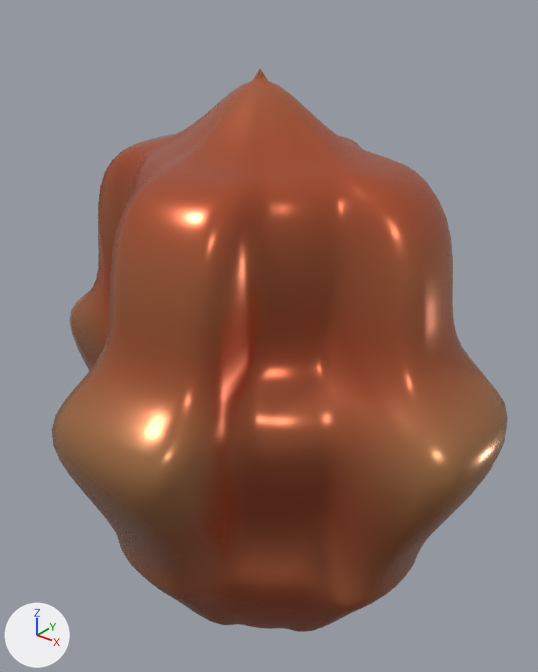
What one commit did to the glTF model Assets/Resources/Models3D/cf_08_phoenix_guardian.glb.
Camera for both pictures: a 50 mm camera at (1.41, -1.73, 1.25) aimed at (-0.02, 0.07, 0.14). Arrows for +X, +Y and +Z are at lower left; the lights stay in place. The older version comes first.

Names of what the first picture shows: 'Hi3D_cf_08_phoenix_guardian_WatertightNode'.
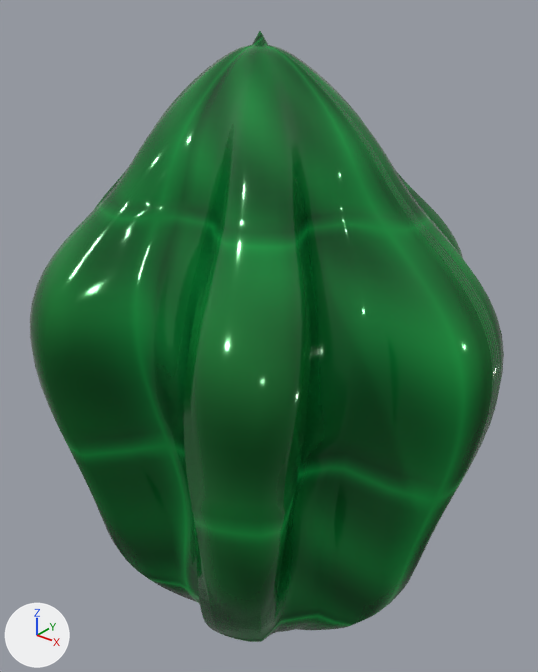
What differs and where, as boxes [x1, y1, x2, y2] in the pictures (538 x 672 px; the box of a moved part takes in the faces that stretch with it):
'Hi3D_cf_08_phoenix_guardian_WatertightNode', recoloured, reshaped (9% taller): before [52, 69, 508, 632]; after [30, 31, 504, 642]
part 1 of me_hi3d_cf_08_phoenix_guardian_manifoldmesh, moved or reshaped: before [52, 69, 508, 632]; after [30, 31, 504, 642]
part 2 of me_hi3d_cf_08_phoenix_guardian_manifoldmesh, recoloured: before [105, 130, 439, 624]; after [30, 90, 463, 642]
part 3 of me_hi3d_cf_08_phoenix_guardian_manifoldmesh, recoloured: before [92, 114, 445, 630]; after [30, 69, 449, 640]
part 4 of me_hi3d_cf_08_phoenix_guardian_manifoldmesh, recoloured: before [52, 191, 508, 631]; after [40, 179, 504, 630]
part 5 of me_hi3d_cf_08_phoenix_guardian_manifoldmesh, recoloured: before [81, 69, 464, 632]; after [35, 31, 498, 637]

The change, as a list of edits to the scene's bpy script:
```text
Add img_cf_08_phoenix_guardian_metallicroughness:
    img_cf_08_phoenix_guardian_metallicroughness = load_image('cf_08_phoenix_guardian_MetallicRoughness', '_unpacked/cf_08_phoenix_guardian_MetallicRoughness', 64, 64, 'Non-Color')
Add img_cf_08_phoenix_guardian_basecolor:
    img_cf_08_phoenix_guardian_basecolor = load_image('cf_08_phoenix_guardian_BaseColor', '_unpacked/cf_08_phoenix_guardian_BaseColor', 64, 64, 'sRGB')
Add img_cf_08_phoenix_guardian_normal:
    img_cf_08_phoenix_guardian_normal = load_image('cf_08_phoenix_guardian_Normal', '_unpacked/cf_08_phoenix_guardian_Normal', 64, 64, 'Non-Color')
Add img_cf_08_phoenix_guardian_emissive:
    img_cf_08_phoenix_guardian_emissive = load_image('cf_08_phoenix_guardian_Emissive', '_unpacked/cf_08_phoenix_guardian_Emissive', 64, 64, 'sRGB')
Add mat_cardcraft_cf_08_phoenix_guardian_pbrdelighted:
    mat_cardcraft_cf_08_phoenix_guardian_pbrdelighted = bpy.data.materials.new('CardCraft_cf_08_phoenix_guardian_PBRDelighted')
    # colours: green #5db28a, green #86e1b6, mixed with the vertex colours
    # uses the picture img_cf_08_phoenix_guardian_basecolor
    # uses the picture img_cf_08_phoenix_guardian_emissive
    # uses the picture img_cf_08_phoenix_guardian_metallicroughness
    # uses the picture img_cf_08_phoenix_guardian_normal
Change me_hi3d_cf_08_phoenix_guardian_manifoldmesh:
    used by ob_hi3d_cf_08_phoenix_guardian_watertightnode; location = (0.0, 0.0, 0.0)
    remove me_hi3d_cf_08_phoenix_guardian_manifoldmesh.from_pydata(...)  # 4034 vertices, 8064 faces; spans x -0.82..0.82, y -0.73..0.73, z -0.93..1.01
    remove me_hi3d_cf_08_phoenix_guardian_manifoldmesh.materials.append(mat_hi3d_cf_08_phoenix_guardian_pbrdelighted)
    add me_hi3d_cf_08_phoenix_guardian_manifoldmesh.from_pydata(...)  # 4034 vertices, 8064 faces; spans x -0.8..0.8, y -0.65..0.65, z -1.11..1.11
    me_hi3d_cf_08_phoenix_guardian_manifoldmesh part 1: 4034 of 4034 vertices moved; they spanned x -0.82..0.82, y -0.73..0.73, z -0.93..1.01 and now span x -0.8..0.8, y -0.65..0.65, z -1.11..1.11; mean shift (0.0, 0.0, 0.0)
    me_hi3d_cf_08_phoenix_guardian_manifoldmesh part 2: 1772 faces centred in x -0.53..0.53, y -0.47..0.47, z -0.7..0.82 are repainted in the vertex colours; the middle colour goes from pink #c2948c to light grey #accab8
    me_hi3d_cf_08_phoenix_guardian_manifoldmesh part 3: 1290 faces centred in x -0.59..0.59, y -0.52..0.52, z -0.8..0.87 are repainted in the vertex colours; the middle colour goes from pink #c39b94 to green #a8c9b7
    me_hi3d_cf_08_phoenix_guardian_manifoldmesh part 4: 3290 faces centred in x -0.82..0.82, y -0.73..0.73, z -0.93..0.61 are repainted in the vertex colours; the middle colour goes from light grey #c4aca8 to light grey #adcbb8
    me_hi3d_cf_08_phoenix_guardian_manifoldmesh part 5: 1712 faces centred in x -0.65..0.65, y -0.59..0.59, z -0.85..0.99 are repainted in the vertex colours; the middle colour goes from pink #c3a7a2 to greyish green #a7c8b7
    add me_hi3d_cf_08_phoenix_guardian_manifoldmesh.materials.append(mat_cardcraft_cf_08_phoenix_guardian_pbrdelighted)
```
